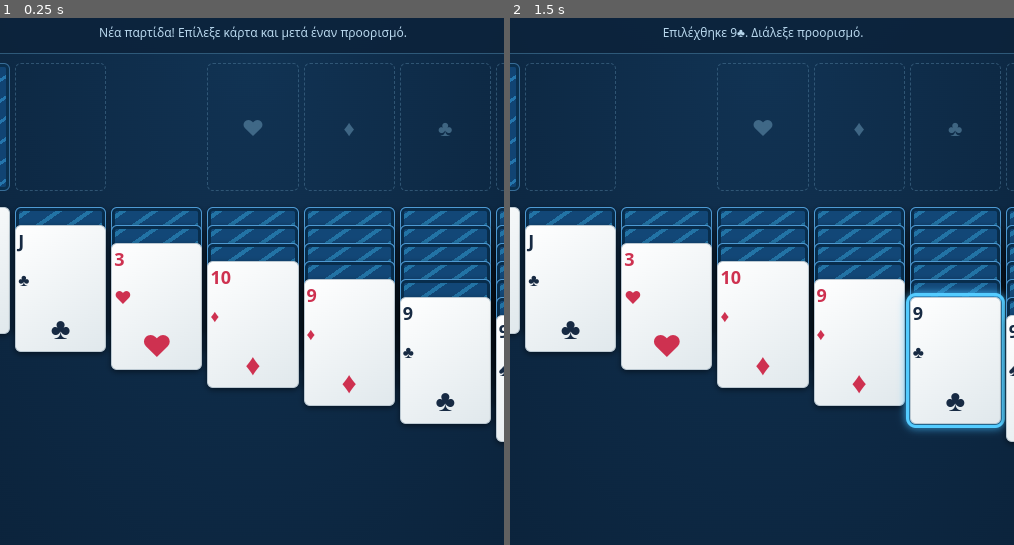
Above: before the commit, frames 1-2 (left to right).
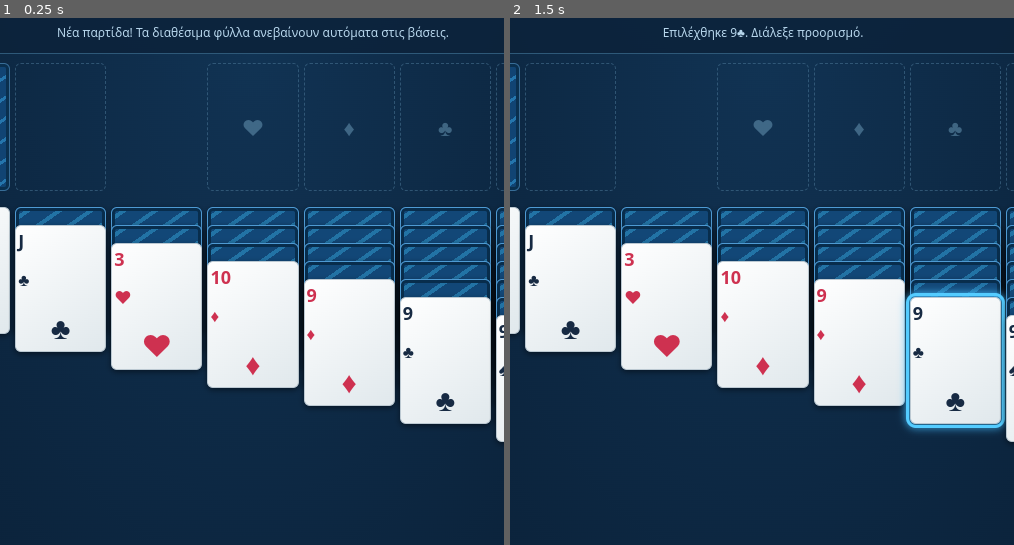
Above: after the commit, the same moments.

Repository: seemsfunny21/solitairefunny
Game: browser game, page index.html
Same seed, same stepped clock (60 frames per second), same inputs: the game is played once before the commit and once after it.
Inputs (mouse positions are % of the whole screen's width and height, from its top left):
- Up to frame 1 (0.25 s): no input
- Up to frame 2 (1.5 s): tap Space at 1.1 s; click (65, 71) at 1.27 s
The pictures show only the part of the screen within x 25-75%, y 39-89%; the shares and areas given below are measured in that part.

The runs differ from the first frame. In frame 1, 0.8% of the frame differs, in the area x 11-89%, y 1-5%; in frame 2, nothing differs.

Commit message:
Auto-place eligible Solitaire cards on foundations, double tap to foundation, and preserve manual pull-down

Diff:
--- a/index.html
+++ b/index.html
@@ -283,7 +283,7 @@
 const DRAW_SETTING='solitairefunny:nextDrawCount';
 let drawMode=1;
 try{drawMode=Number(localStorage.getItem(DRAW_SETTING))===3?3:1;}catch(_){}
-let state,undo=[],pick=null,elapsed=0,since=0,active=true,stats={wins:0,best:null};
+let state,undo=[],pick=null,lastCardTap=null,elapsed=0,since=0,active=true,stats={wins:0,best:null};
 try{stats=JSON.parse(localStorage.getItem(STATS)||'null')||stats;}catch(_){}
 function format(ms){let n=Math.floor(ms/1000);return String(Math.floor(n/60)).padStart(2,'0')+':'+String(n%60).padStart(2,'0')}
 function now(){return elapsed+(since&&active&&!state.done?Date.now()-since:0)}
@@ -292,12 +292,43 @@
 function save(){try{localStorage.setItem(KEY,JSON.stringify({state,elapsed:now()}))}catch(_){}}
 function say(v){$('msg').textContent=v}
 function snapshot(){undo.push({state:clone(state),elapsed:now()});if(undo.length>120)undo.shift()}
+function cardKey(c){return c.s+':'+c.v}
+function blockedFromAuto(c){return (state.manualFoundationCards||[]).includes(cardKey(c))}
+function autoToFoundation(){
+ // Only exposed top cards in the tableau or waste are eligible.
+ // Respect cards the player deliberately retrieved from a foundation.
+ if(state.done)return 0;
+ let count=0;
+ for(let tries=0;tries<52;tries++){
+   let found=false;
+   for(const zone of ['w','t']){
+     for(let col=0;col<(zone==='w'?1:7);col++){
+       const pile=zone==='w'?state.waste:state.t[col],index=pile.length-1,c=pile[index];
+       if(!c||!c.up||blockedFromAuto(c))continue;
+       if(!validMove({zone,col,index},'f',c.s))continue;
+       pile.pop();
+       state.f[c.s].push(c);
+       if(zone==='t'&&pile.length)pile[pile.length-1].up=true;
+       state.moves++;count++;found=true;
+       break;
+     }
+     if(found)break;
+   }
+   if(!found)break;
+ }
+ return count;
+}
+function finishAction(){
+ pick=null;lastCardTap=null;
+ autoToFoundation();
+ winIfComplete();draw();save();
+}
 function newGame(){
 const cards=Array.from({length:52},(_,i)=>({s:Math.floor(i/13),v:i%13+1,up:false}));
 for(let i=51;i>0;i--){const j=Math.floor(Math.random()*(i+1));[cards[i],cards[j]]=[cards[j],cards[i]];}
-state={t:Array.from({length:7},()=>[]),f:[[],[],[],[]],stock:[],waste:[],moves:0,done:false,drawCount:drawMode};
+state={t:Array.from({length:7},()=>[]),f:[[],[],[],[]],stock:[],waste:[],moves:0,done:false,drawCount:drawMode,manualFoundationCards:[]};
 for(let col=0;col<7;col++)for(let row=0;row<=col;row++){const c=cards.pop();c.up=row===col;state.t[col].push(c);}
-state.stock=cards;undo=[];elapsed=0;since=0;pick=null;say('Νέα παρτίδα! Επίλεξε κάρτα και μετά έναν προορισμό.');resume();draw();save();
+state.stock=cards;undo=[];elapsed=0;since=0;pick=null;lastCardTap=null;say('Νέα παρτίδα! Τα διαθέσιμα φύλλα ανεβαίνουν αυτόματα στις βάσεις.');resume();finishAction();
 }
 function source(p){return p.zone==='t'?state.t[p.col]:p.zone==='w'?state.waste:state.f[p.col]}
 function pickedCards(p){return source(p).slice(p.index)}
@@ -307,9 +338,19 @@
 if(dest==='f'){return arr.length===1&&arr[0].s===col&&arr[0].v===(state.f[col].length+1)}
 return false;}
 function winIfComplete(){if(!state.done&&state.f.every(a=>a.length===13)){state.done=true;pause();stats.wins=(stats.win …(189 unchanged characters)…
-function move(p,dest,col){if(!validMove(p,dest,col))return false;snapshot();const src=source(p),taking=src.splice(p.index),target=dest==='t'?state.t[col]:state.f[col];target.push(...taking);
-if(p.zone==='t'&&src.length)src[src.length-1].up=true;
-state.moves++;pick=null;winIfComplete();draw();save();return true;}
+function move(p,dest,col){if(!validMove(p,dest,col))return false;
+ snapshot();
+ const src=source(p),taking=src.splice(p.index),target=dest==='t'?state.t[col]:state.f[col];
+ target.push(...taking);
+ if(p.zone==='t'&&src.length)src[src.length-1].up=true;
+ if(p.zone==='f'&&dest==='t'){
+   // Do not immediately return a card that the player pulled down manually.
+   for(const c of taking)if(!blockedFromAuto(c))state.manualFoundationCards.push(cardKey(c));
+ }else{
+   // After a subsequent deliberate move, allow automatic foundation moves again.
+   for(const c of taking)state.manualFoundationCards=state.manualFoundationCards.filter(key=>key!==cardKey(c));
+ }
+ state.moves++;finishAction();return true;}
 function choose(zone,col,index){const p={zone,col,index};const c=source(p)[index];if(!c||!c.up)return;pick=p;say('Επιλέχθηκε '+lab(c)+'. Διάλεξε προορισμό.');draw();}
 function select(zone,col,index){if(state.done)return;
 if(pick&&(['t','f'].includes(zone))&&move(pick,zone,col))return;
@@ -317,7 +358,24 @@
 if(zone==='f'){if(state.f[col].length)choose('f',col,state.f[col].length-1);return;}
 if(zone==='t'&&state.t[col].length){const i=index??state.t[col].length-1;if(state.t[col][i].up)choose('t',col,i);return;}
 pick=null;draw();}
-function toFoundation(zone,col,index){const p={zone,col,index};const cards=pickedCards(p);if(cards.length!==1)return false;const target=cards[0].s;return move(p,'f',target)}
+function toFoundation(zone,col,index){
+ const p={zone,col,index},cards=pickedCards(p);
+ if(cards.length!==1)return false;
+ // A player's explicit double tap overrides manual auto-hold.
+ return move(p,'f',cards[0].s);
+}
+function tapCard(zone,col,index){
+ if(state.done)return;
+ const pile=zone==='w'?state.waste:state.t[col],c=pile[index];
+ if(!c||!c.up)return;
+ const timestamp=Date.now(),identity=cardKey(c),previous=lastCardTap;
+ if(previous&&previous.identity===identity&&timestamp-previous.time<=460){
+   lastCardTap=null;
+   if(toFoundation(zone,col,index))return;
+ }
+ lastCardTap={identity,time:timestamp};
+ select(zone,col,index);
+}
 function drawStock(){if(state.done||!state.stock.length&&!state.waste.length)return;snapshot();
 if(state.stock.length){
  const count=state.drawCount===3?3:1;
@@ -325,7 +383,7 @@
   const c=state.stock.pop();c.up=true;state.waste.push(c);
  }
 }else {state.stock=state.waste.reverse().map(c=>({...c,up:false}));state.waste=[];}
-state.moves++;pick=null;draw();save();}
+state.moves++;finishAction();}
 function suitClass(c){return color(c)===0?' red':''}
 function cardElement(c,onClick,top,selected,down=false){
 const el=document.createElement('button');el.type='button';el.className='card'+(c.up?'':' back')+suitClass(c)+(selected?' selected':'');el.style.top=top+'px';
@@ -355,7 +413,7 @@
  const recent=state.waste.slice(-visibleCount);
  recent.forEach((c,i)=>{
    const front=i===recent.length-1;
-   const card=cardElement(c,()=>{if(front)select('w',0)},0,front&&pick?.zone==='w',!front);
+   const card=cardElement(c,()=>{if(front)tapCard('w',0,state.waste.length-1)},0,front&&pick?.zone==='w',!front);
    if(state.drawCount===3){
      card.classList.add('waste-fan');
      card.style.setProperty('--waste-shift',(i-(recent.length-1)/2)*8+'px');
@@ -372,14 +430,24 @@
 for(let col=0;col<7;col++){
 const place=document.createElement('div');place.className='column'+(state.t[col].length?'':' empty');place.dataset.col=col;place.tabIndex=0;place.setAttribute('aria-label','Στήλη '+(col+1));place.addEventListener('click',()=>select('t',col));
 place.addEventListener('keydown',e=>{if(e.key==='Enter'||e.key===' '){e.preventDefault();select('t',col);}});
-let y=0;state.t[col].forEach((c,i)=>{const chosen=pick?.zone==='t'&&pick.col===col&&i>=pick.index;const btn=cardElement(c,()=>select('t',col,i),y,chosen,!c.up);btn.style.zIndex=String(i+1);place.appendChild(btn);y+=c.up?openStep:downStep;});
+let y=0;state.t[col].forEach((c,i)=>{const chosen=pick?.zone==='t'&&pick.col===col&&i>=pick.index;const btn=cardElement(c,()=>tapCard('t',col,i),y,chosen,!c.up);btn.style.zIndex=String(i+1);place.appendChild(btn);y+=c.up?openStep:downStep;});
 place.style.minHeight=Math.max(400,y+cw*1.5)+'px';root.appendChild(place);
 }
 }
 function hint(){for(const zone of ['w','t']){for(let col=0;col<(zone==='w'?1:7);col++){const a=zone==='w'?state.waste:state.t[col],i=a.length-1;if(i<0||!a[i].up)continue;const p={zone,col,index:i};if(validMove(p,'f',a[i].s)){say('💡 '+lab(a[i])+' → βάση '+S[a[i].s]);return;}}}
 for(let src=0;src<7;src++)for(let i=0;i<state.t[src].length;i++){const p={zone:'t',col:src,index:i};if(!validSequence(pickedCards(p)))continue;for(let dst=0;dst<7;dst++)if(dst!==src&&validMove(p,'t',dst)){say('💡 '+lab(state.t[src][i])+' → στήλη '+(dst+1));return;}}
 if(state.stock.length||state.waste.length)say('💡 Τράβηξε κάρτα από την τράπουλα.');else say('Δεν βρέθηκε διαθέσιμη κίνηση.');}
-function autoFoundation(){let changed=false;for(let tries=0;tries<52;tries++){let found=false;for(const zone of ['w','t']){for(let col=0;col<(zone==='w'?1:7);col++){const a=zone==='w'?state.waste:state.t[col],i=a.length-1;if(i>=0&&a[i].up&&validMove({zone,col,index:i},'f',a[i].s)){move({zone,col,index:i},'f',a[i].s);found=changed=true;break;}}if(found)break;}if(!found)break;}say(changed?'Μεταφέρθηκαν οι διαθέσιμες κάρτες στις βάσεις.':'Δεν υπάρχουν κάρτες για αυτόματη μεταφορά.');}
+function autoFoundation(){
+ if(state.done)return;
+ const before=state.f.reduce((n,pile)=>n+pile.length,0);
+ snapshot();
+ // The explicit Bases button also releases the player's temporary hold.
+ state.manualFoundationCards=[];
+ const moved=autoToFoundation();
+ if(moved){winIfComplete();draw();save();}
+ else {undo.pop();draw();save();}
+ say(moved?'Μεταφέρθηκαν '+moved+' φύλλα στις βάσεις.':'Δεν υπάρχουν διαθέσιμα φύλλα για τις βάσεις.');
+}
 function chooseDrawMode(n){
  if(state.done)return;
  if(n!==1&&n!==3)return;
@@ -397,21 +465,19 @@
 $('undo').addEventListener('click',()=>{const old=undo.pop();if(!old)return;state=old.state;elapsed=old.elapsed;since=active&&!state.done?Date.now():0;pick=null;say('Η τελευταία κίνηση αναιρέθηκε.');draw();save();});
 $('hint').addEventListener('click',hint);$('auto').addEventListener('click',autoFoundation);
 $('waste').addEventListener('click',()=>select('w',0));for(let i=0;i<4;i++){$('f'+i).addEventListener('click',()=>select('f',i));}
-$('tableau').addEventListener('dblclick',e=>{let card=e.target.closest('.card');if(!card)return;});
-$('waste').addEventListener('dblclick',()=>{if(state.waste.length)toFoundation('w',0,state.waste.length-1)});
-for(let i=0;i<7;i++){} // Tableau double-tap uses click selection then Bases button.
+// A timestamp-based second tap works even though cards are recreated after the first tap.
 window.addEventListener('resize',()=>draw());
 function visibility(){active=document.visibilityState==='visible'&&embeddedActive;if(active)resume();else pause()}
 let embeddedActive=true;window.addEventListener('message',e=>{if(e.origin!==location.origin)return;if(e.data?.type==='solitairefunny:visibility'){embeddedActive=!!e.data.active;visibility();}});
 document.addEventListener('visibilitychange',visibility);
-try{const saved=JSON.parse(localStorage.getItem(KEY)||'null' …(91 unchanged characters)… state.drawCount=state.drawCount===3?3:1;elapsed=Number(saved.elapsed)||0;resume();say('Η αποθηκευμένη παρτίδα συνεχίζεται.');draw();}else newGame();}catch(_){newGame();}
+try{const saved=JSON.parse(localStorage.getItem(KEY)||'null' …(91 unchanged characters)… state.drawCount=state.drawCount===3?3:1;state.manualFoundationCards=Array.isArray(state.manualFoundationCards)?state.manualFoundationCards:[];elapsed=Number(saved.elapsed)||0;resume();autoToFoundation();say('Η αποθηκευμένη παρτίδα συνεχίζεται.');draw();save();}else newGame();}catch(_){newGame();}
 setInterval(()=>{if(since&&active&&!state.done){$('clock').textContent=format(now());if(Math.floor(now()/1000)%8===0)save();}},400);
 })();
 </script>
 <!-- Ενιαίος οδηγός παιχνιδιού μέσα στις ρυθμίσεις -->
 <script>
 (()=>{
-const rules=["Στόχος: μετέφερε όλες τις κάρτες στις τέσσερις …(366 unchanged characters)… μετά τα 2, 3 κ.ο.κ. του ίδιου συμβόλου. Κερδίζεις όταν συμπληρωθούν και οι τέσσερις."];
+const rules=["Στόχος: μετέφερε όλες τις κάρτες στις τέσσερις …(366 unchanged characters)… μετά τα 2, 3 κ.ο.κ. του ίδιου συμβόλου. Τα διαθέσιμα φύλλα ανεβαίνουν αυτόματα. Με διπλό ταπ σε φύλλο μπορείς επίσης να το στείλεις στη βάση. Μπορείς να κατεβάσεις φύλλο από τη βάση σε στήλη με το χέρι. Κερδίζεις όταν συμπληρωθούν και οι τέσσερις."];
 const style=document.createElement('style');style.textContent=`.funny-help-overlay{position:fixed;inset:0;z-index:21474 …(873 unchanged characters)…
 @media(orientation:portrait) and (max-width:650px){
  .funny-help-overlay{
